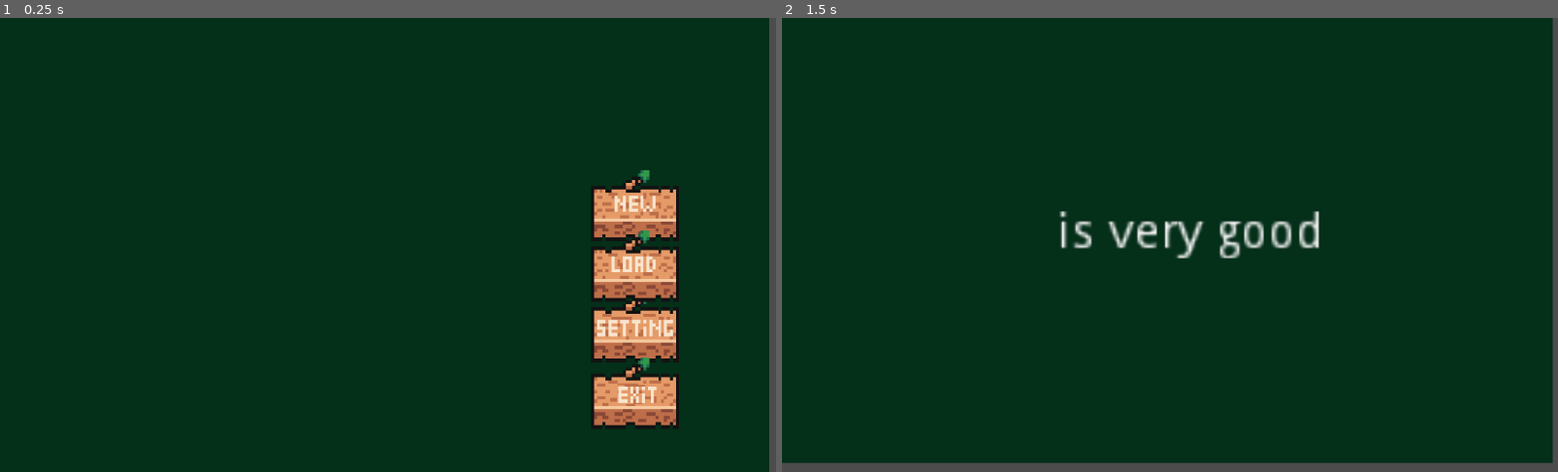
Above: before the commit, frames 1-2 (left to right).
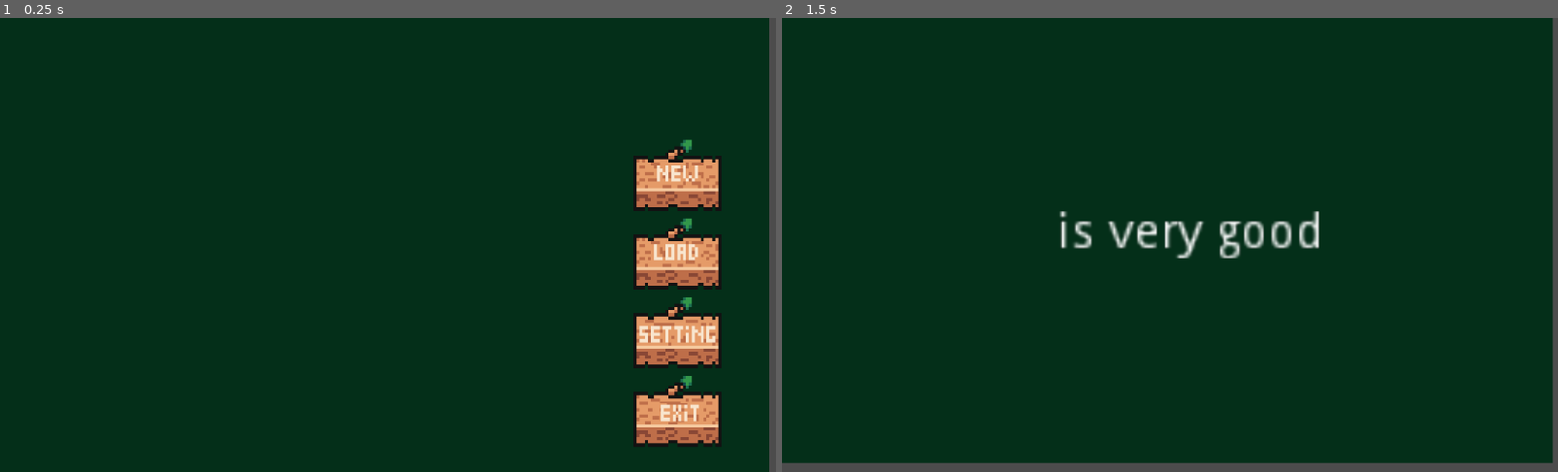
Above: after the commit, the same moments.

Repository: moha2008dev/throw-me-away
Game: Godot game, scene res://scenes/main_menu.tscn
Two runs of this game, one before a commit and one after it. Both use one fixed random seed, a clock stepped at 60 frames per second and the inputs below.
Inputs (mouse positions are in pixels of both pictures, inside the frame that each line leads up to; where the layout moved, square brackets give the same spot in the first picture):
- Up to frame 1 (0.25 s): no input
- Up to frame 2 (1.5 s): click (1457, 181) [1418, 208] at 0.5 s; tap Enter at 1.25 s

The runs differ from the first frame. In frame 1, 8.4% of the frame differs, in the area x 76-93%, y 26-95%; in frame 2, nothing differs.

Commit message:
Update main_menu.tscn

Diff:
--- a/scenes/main_menu.tscn
+++ b/scenes/main_menu.tscn
@@ -27,46 +27,46 @@
 custom_styles/panel = SubResource( 1 )
 
 [node name="new" type="TextureButton" parent="."]
-margin_left = 194.527
-margin_top = 49.505
-margin_right = 222.527
-margin_bottom = 65.505
+margin_left = 208.458
+margin_top = 40.4801
+margin_right = 236.458
+margin_bottom = 56.4801
 
 [node name="load" type="TextureButton" parent="."]
-margin_left = 194.477
-margin_top = 67.7049
-margin_right = 222.477
-margin_bottom = 83.7049
+margin_left = 208.408
+margin_top = 64.0949
+margin_right = 236.408
+margin_bottom = 80.095
 
 [node name="settings" type="TextureButton" parent="."]
-margin_left = 194.477
-margin_top = 85.7549
-margin_right = 222.477
-margin_bottom = 101.755
+margin_left = 208.408
+margin_top = 87.5599
+margin_right = 236.408
+margin_bottom = 103.56
 
 [node name="exit" type="TextureButton" parent="."]
-margin_left = 194.477
-margin_top = 105.61
-margin_right = 222.477
-margin_bottom = 121.61
+margin_left = 208.408
+margin_top = 111.025
+margin_right = 236.408
+margin_bottom = 127.025
 
-[node name="Untitled07-28-202510-39-532" type="Sprite" parent="."]
-position = Vector2( 208.408, 92.9749 )
+[node name="settings2" type="Sprite" parent="."]
+position = Vector2( 222.34, 94.7799 )
 scale = Vector2( 0.06, 0.06 )
 texture = ExtResource( 5 )
 
-[node name="Untitled07-28-202510-39-5341" type="Sprite" parent="."]
-position = Vector2( 208.408, 112.83 )
+[node name="exit2" type="Sprite" parent="."]
+position = Vector2( 222.34, 118.245 )
 scale = Vector2( 0.06, 0.06 )
 texture = ExtResource( 4 )
 
-[node name="Untitled07-28-202510-39-536" type="Sprite" parent="."]
-position = Vector2( 208.408, 56.8749 )
+[node name="new2" type="Sprite" parent="."]
+position = Vector2( 222.34, 47.8499 )
 scale = Vector2( 0.06, 0.06 )
 texture = ExtResource( 2 )
 
-[node name="Untitled07-28-202510-39-537" type="Sprite" parent="."]
-position = Vector2( 208.408, 74.9249 )
+[node name="load2" type="Sprite" parent="."]
+position = Vector2( 222.34, 71.3149 )
 scale = Vector2( 0.06, 0.06 )
 texture = ExtResource( 3 )
 
